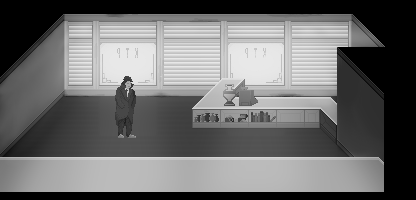
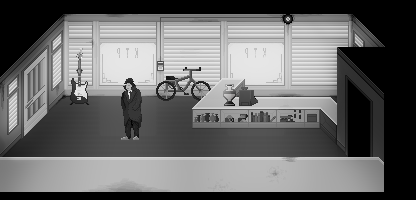
Comparing the layer stacks of the two 416x200 images. Changes:
added layer "BICYCLE" above "DM_Still.png" over [156, 67, 211, 101]
painted on "DM_Still.png" over [115, 76, 142, 140]
painted on "Layer #2" over [0, 14, 385, 192]
painted on "Layer #1" over [0, 14, 385, 192]
added layer "DOOR2" above "DOOR1" over [24, 49, 47, 136]
added layer "DOOR1" above "GUITAR NO STRING" over [24, 50, 46, 114]
added layer "GUITAR" above "VASE" over [70, 48, 88, 104]
painted on "VASE" over [223, 84, 236, 106]
added layer "GUITAR HOLD" above "BACKGROUND" over [69, 64, 90, 105]
renamed "Background" to "BACKGROUND", painted on it over [0, 14, 385, 192]
